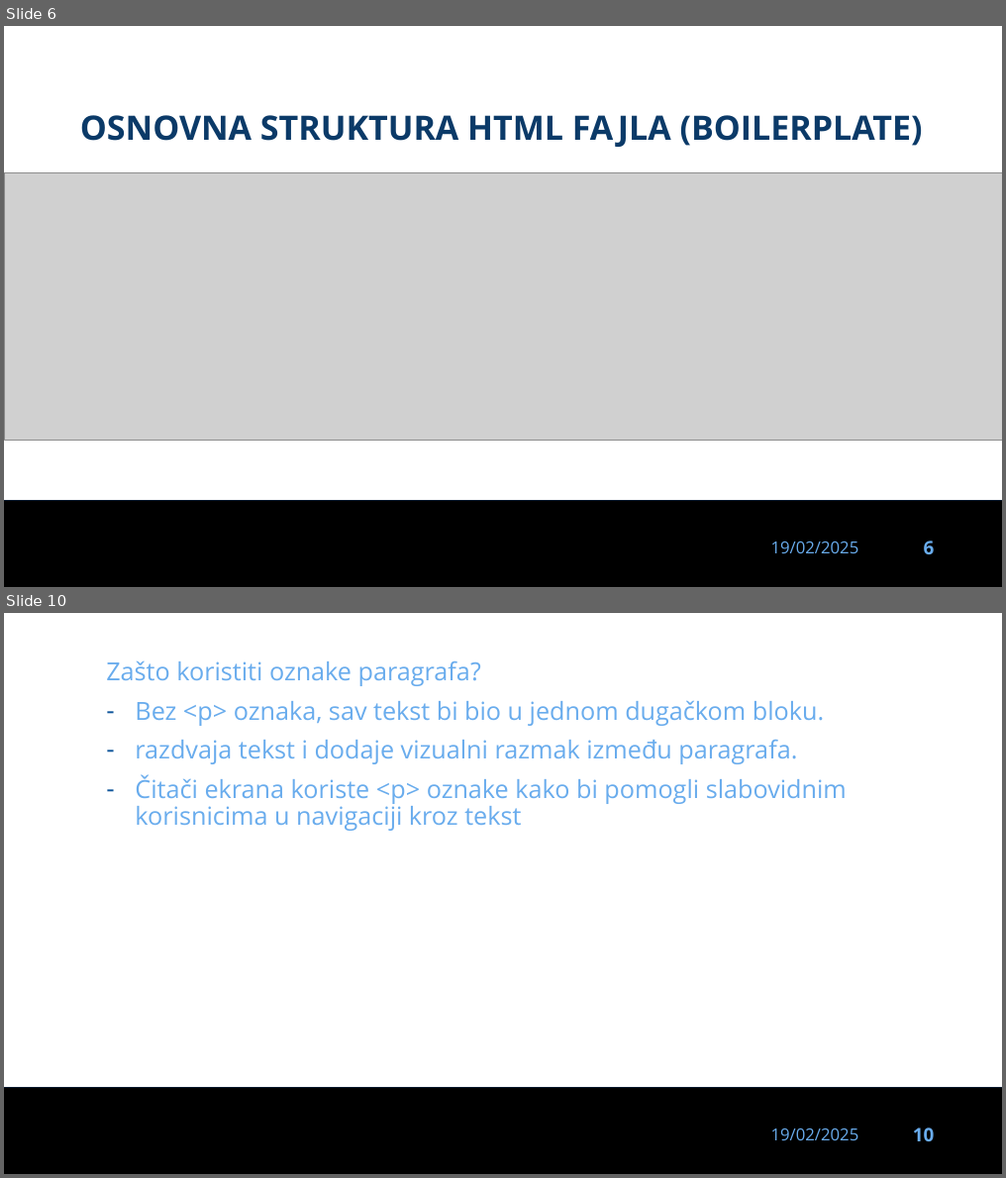
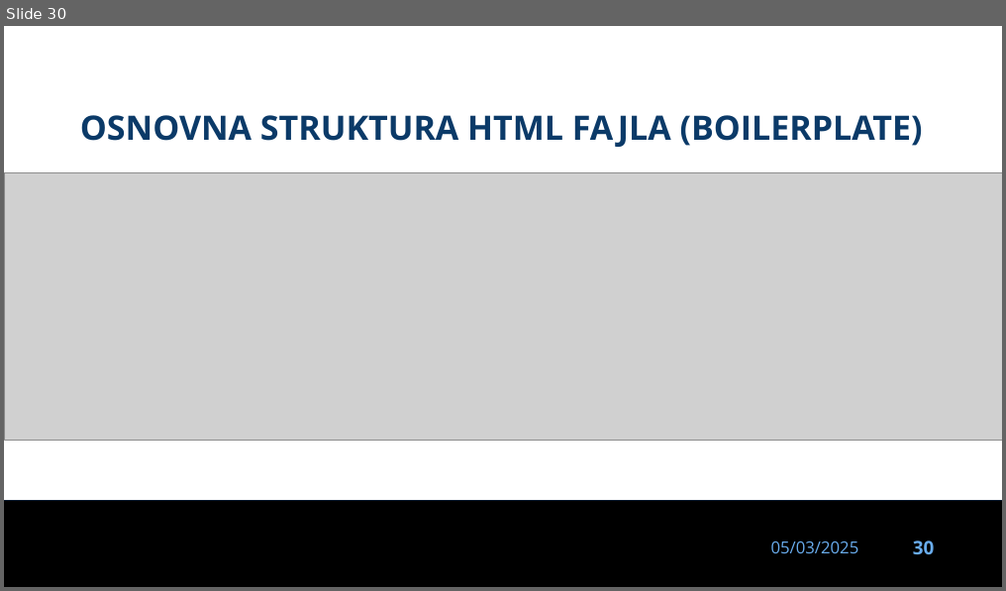
Before and after one commit to dinoDuvnjak/CTK, a slide deck: Bootcamp/html-uvod/html-uvod.pptx. Shown one above the other, each under a label of ours: slides 6 and 10 before the commit, slide 30 after it; the slides between them are not shown. The pictures are 1006x1178 and 1006x591 pixels, drawn with LibreOffice and Linux fonts; fonts in the diff are those of the drawing; grey boxes stand for pictures; background and template pictures are left out. Boxes give left, top, right and bottom in pixels: in the first picture for what was removed or moved away, otherwise in the second. Text is boxed around its words. In the diff, an @@ line names an element or a change of style, - is before the commit and + after.

```diff
--- a/Bootcamp/html-uvod/html-uvod.pptx
+++ b/Bootcamp/html-uvod/html-uvod.pptx
@@ slide 10 removed at (4,613,1002,1174), background #FFFFFF; not listed: 3 template elements that a slide beside it also shows @@
@@ text removed at (106,661,846,831) @@
-Zašto koristiti oznake paragrafa?
-– Bez <p> oznaka, sav tekst bi bio u jednom dugačkom bloku.
-– razdvaja tekst i dodaje vizualni razmak između paragrafa.
-– Čitači ekrana koriste <p> oznake kako bi pomogli slabovidnim korisnicima u navigaciji kroz tekst
@@ what was slide 6 is now slide 30 @@
@@ slide 30 changed as well @@
@@ text at (771,542,859,554): text changed @@
-19/02/2025
+05/03/2025
@@ page number at (913,541,935,555): text changed @@
-6
+30
```
Also in this commit, not shown: 12 other slides changed, 14 slides added, 16 other slides removed, 16 other files.
